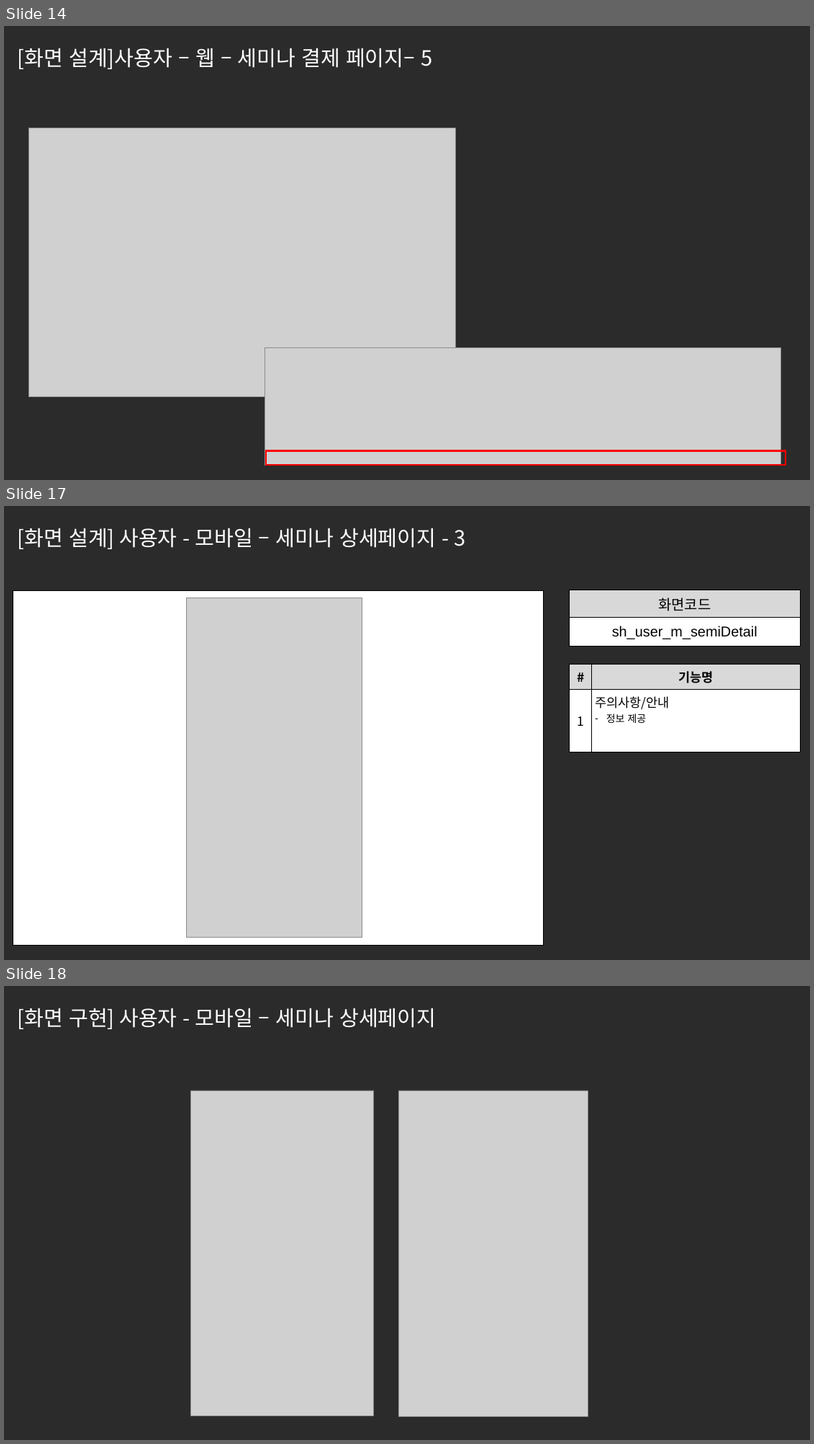
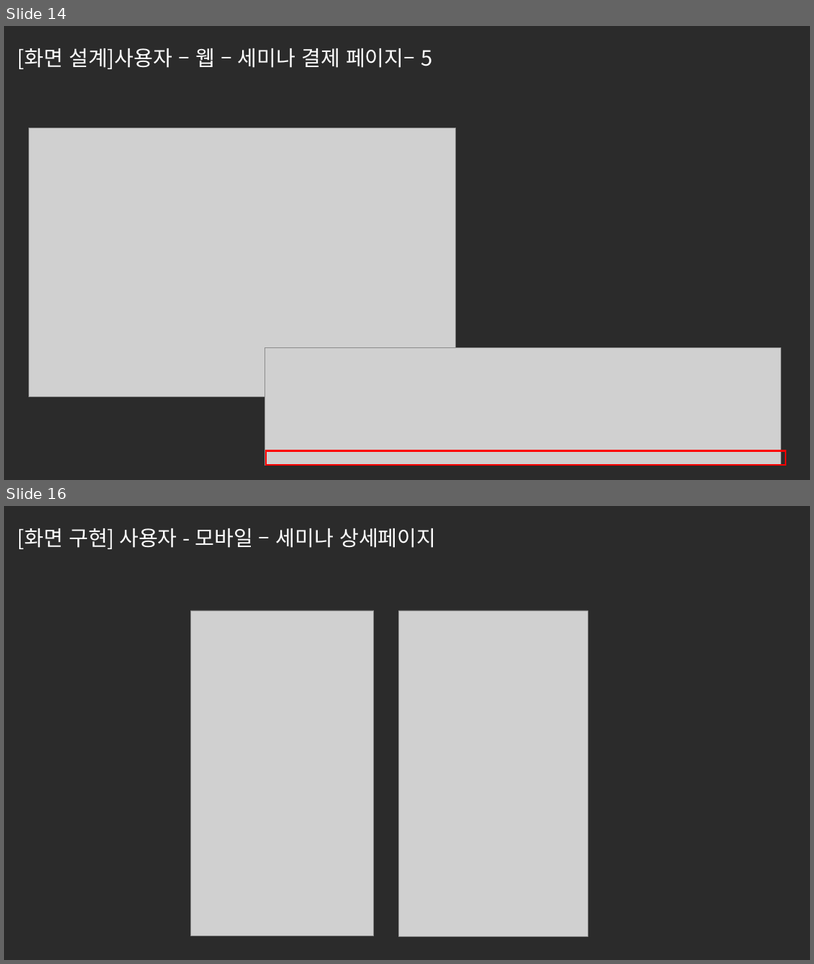
Before and after one commit to ezenteam2/e-Zone, a slide deck: 0 발표용 파워포인트/0424 4차발표/0424 project05 - 파워포인트 - 서희.pptx. Shown one above the other, each under a label of ours: slides 14, 17 and 18 before the commit, slides 14 and 16 after it; the slides between them are not shown. The pictures are 814x1444 and 814x964 pixels, drawn with LibreOffice and Linux fonts; fonts in the diff are those of the drawing; grey boxes stand for pictures; background and template pictures are left out; a plain dark background stands for a picture behind light text. Boxes give left, top, right and bottom in pixels: in the first picture for what was removed or moved away, otherwise in the second. Text is boxed around its words. In the diff, an @@ line names an element or a change of style, - is before the commit and + after.

```diff
--- a/0 발표용 파워포인트/0424 4차발표/0424 project05 - 파워포인트 - 서희.pptx
+++ b/0 발표용 파워포인트/0424 4차발표/0424 project05 - 파워포인트 - 서희.pptx
@@ slide 17 removed at <box>4,506,810,960</box>, background picture (left out) @@
@@ text removed at <box>18,528,466,549</box> @@
-[화면 설계] 사용자 - 모바일 – 세미나 상세페이지 - 3
@@ table removed at <box>13,591,543,944</box>, 1 rows, 1 columns @@
-
@@ table removed at <box>570,590,801,646</box>, 2 rows, 1 columns @@
-화면코드
-sh_user_m_semiDetail
@@ picture removed at <box>187,598,362,937</box> @@
@@ table removed at <box>570,664,800,752</box>, 2 rows, 2 columns @@
-# | 기능명
-1 | 주의사항/안내 / 정보 제공
@@ what was slide 18 is now slide 16 @@
```
Also in this commit, not shown: 3 slides changed, 3 other slides removed.
